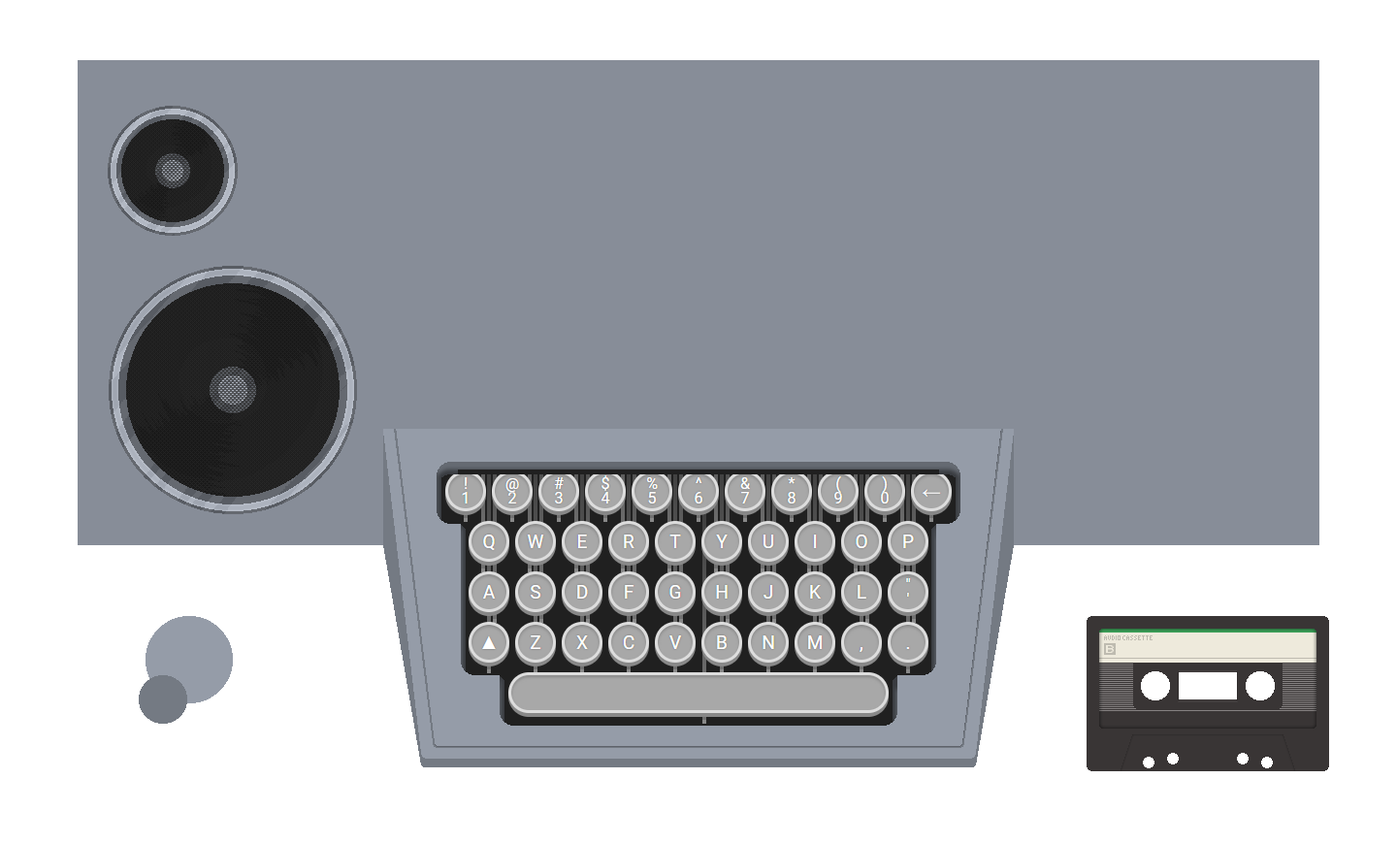
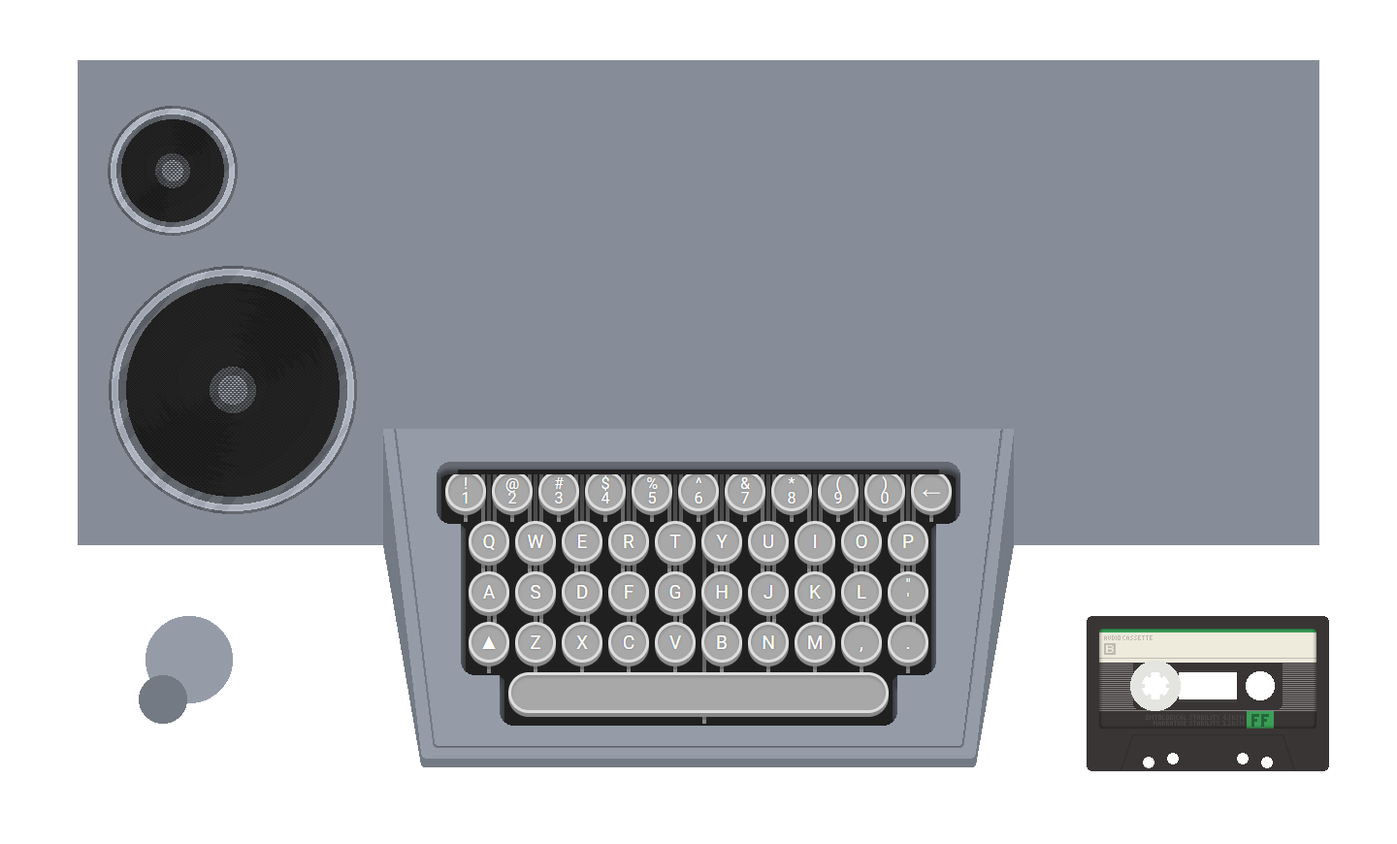
Layered file, before and after one edit (1397px x 844px). Changes by layer:
added layer "spool" in group "Group 3" over [1130, 660, 1181, 712]
added group "body" (1st of 2, in "Group 3") with 10 layers in group "Group 3" over [1130, 660, 1275, 729]
renamed "Layer 25" to "main shadow", moved it into group "body" over [1130, 660, 1275, 729]
added layer "lower text" in group "body" over [1145, 715, 1244, 726]
added layer "lower branding" in group "body" over [1246, 711, 1275, 729]
renamed "Layer 29" to "stripes", moved it into group "body" over [1130, 663, 1181, 712]
renamed "Layer 28" to "label", moved it into group "body" over [1146, 660, 1165, 663]
renamed "Layer 27" to "middle shading", moved it into group "body" over [1177, 675, 1181, 697]
renamed "Layer 24" to "body", moved it into group "body" over [1130, 660, 1275, 729]
